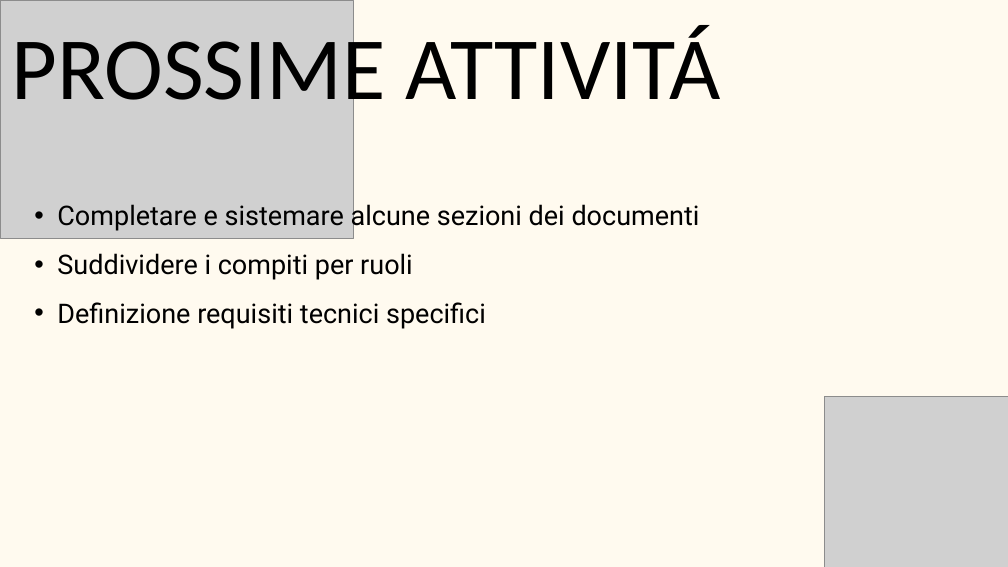
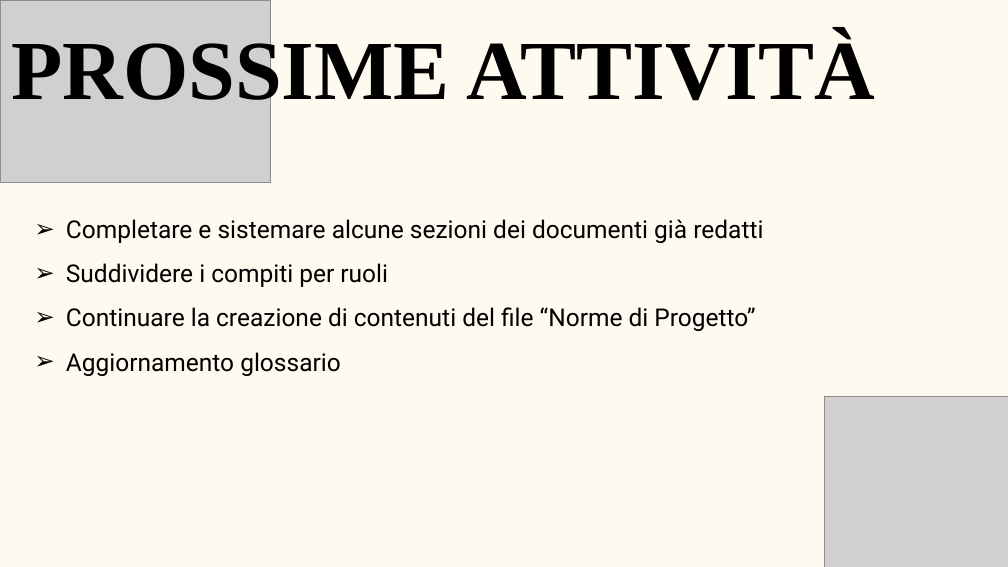
Before and after one commit to BugBustersUnipd/DocumentazioneSWE, a slide deck: slide 3 of DIARIO DI BORDO/Diario di bordo.pptx. Drawn at 1008x567 pixels with LibreOffice and Linux fonts; fonts in the diff are those of the drawing; grey boxes stand for pictures. Boxes give left, top, right and bottom in pixels: in the first picture for what was removed or moved away, otherwise in the second. Text is boxed around its words. In the diff, an @@ line names an element or a change of style, - is before the commit and + after.

Commit message:
aggiornamento candidatura e diario di bordo

```diff
--- a/DIARIO DI BORDO/Diario di bordo.pptx
+++ b/DIARIO DI BORDO/Diario di bordo.pptx
@@ picture: place and size @@
-picture at (0, 0, 354, 239)
+picture at (0, 0, 271, 183)
@@ text at (11, 34, 875, 115): text changed; size 126.8 to 120 pt; font Calibri to Times New Roman; bold on @@
-PROSSIME ATTIVITÁ
+PROSSIME ATTIVITÀ
@@ text "Completare e sistemare alcune sezioni ...": place and size @@
-text "Completare e sistemare alcune sezioni ..." at (57, 201, 700, 329)
+text "Completare e sistemare alcune sezioni ..." at (66, 219, 763, 376)
@@ text at (66, 219, 763, 243): text changed; size 38.6 to 35 pt @@
-  • Completare e sistemare alcune sezioni dei documenti
+  ➢ Completare e sistemare alcune sezioni dei documenti già redatti
@@ text at (66, 263, 388, 287): size 38.6 to 35 pt in "Suddividere i compiti per ruoli"; bullet • to ➢ @@
@@ text at (66, 307, 755, 376): text changed; size 38.6 to 35 pt @@
-  • Definizione requisiti tecnici specifici
+  ➢ Continuare la creazione di contenuti del file “Norme di Progetto”
+  ➢ Aggiornamento glossario
```
Also in this commit, not shown: 2 other slides changed, 3 other files.
